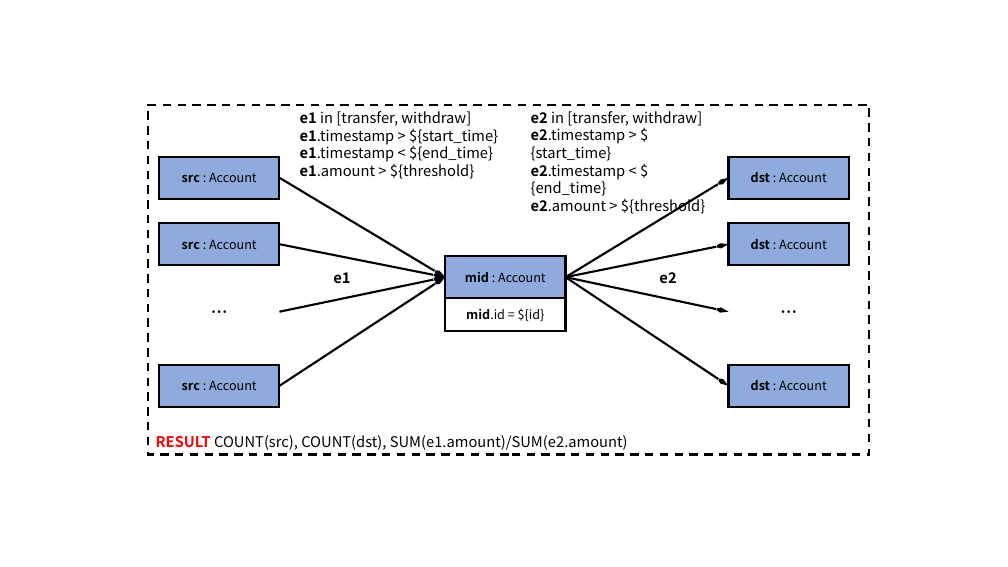
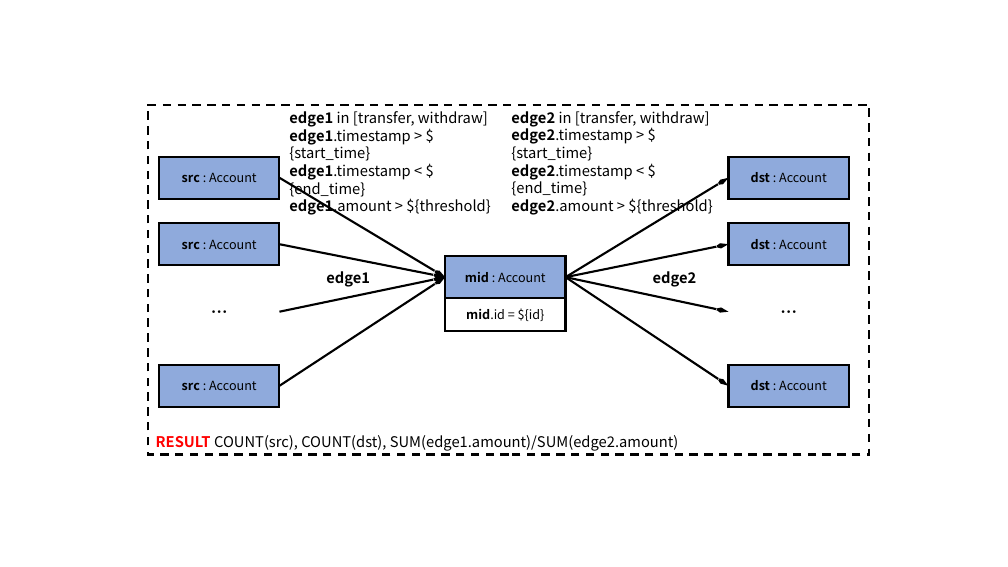
Before and after one commit to ldbc/ldbc_finbench_docs, a slide deck: slide 7 of patterns/transaction-complex-read.pptx. Drawn at 1008x567 pixels with LibreOffice and Linux fonts; fonts in the diff are those of the drawing. Boxes give left, top, right and bottom in pixels: in the first picture for what was removed or moved away, otherwise in the second. Text is boxed around its words. In the diff, an @@ line names an element or a change of style, - is before the commit and + after.

```diff
--- a/patterns/transaction-complex-read.pptx
+++ b/patterns/transaction-complex-read.pptx
@@ text at [289,111,490,216]: text changed @@
-e1 in [transfer, withdraw]
-e1.timestamp > ${start_time}
-e1.timestamp < ${end_time}
-e1.amount > ${threshold}
+edge1 in [transfer, withdraw]
+edge1.timestamp > ${start_time}
+edge1.timestamp < ${end_time}
+edge1.amount > ${threshold}
@@ text at [511,111,712,215]: text changed @@
-e2 in [transfer, withdraw]
-e2.timestamp > ${start_time}
-e2.timestamp < ${end_time}
-e2.amount > ${threshold}
+edge2 in [transfer, withdraw]
+edge2.timestamp > ${start_time}
+edge2.timestamp < ${end_time}
+edge2.amount > ${threshold}
@@ text at [326,271,370,287]: text changed @@
-e1
+edge1
@@ text at [653,271,697,287]: text changed @@
-e2
+edge2
@@ text in rectangle at [156,435,679,451]: text changed @@
-RESULT COUNT(src), COUNT(dst), SUM(e1.amount)/SUM(e2.amount)
+RESULT COUNT(src), COUNT(dst), SUM(edge1.amount)/SUM(edge2.amount)
```
Also in this commit, not shown: 23 other files.
